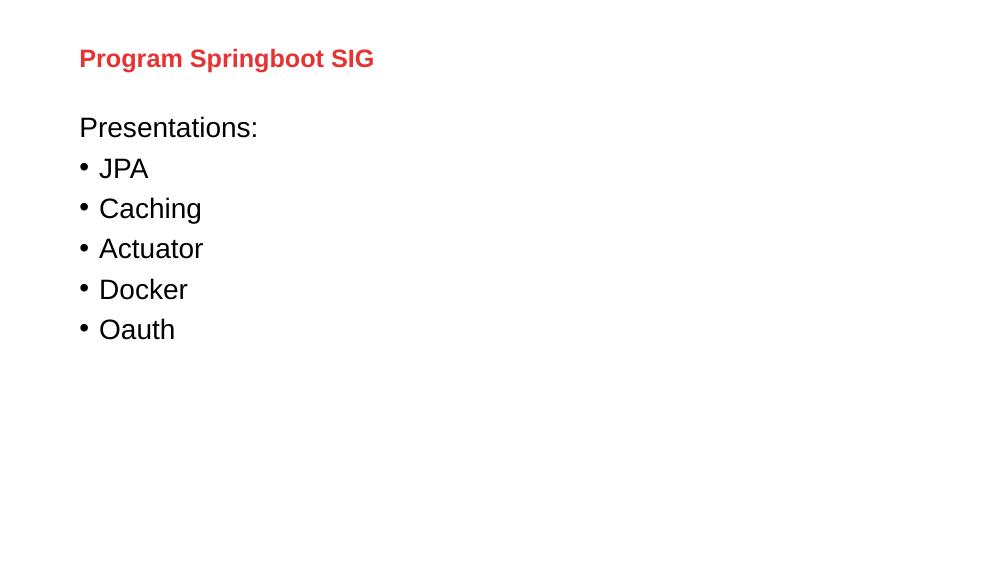
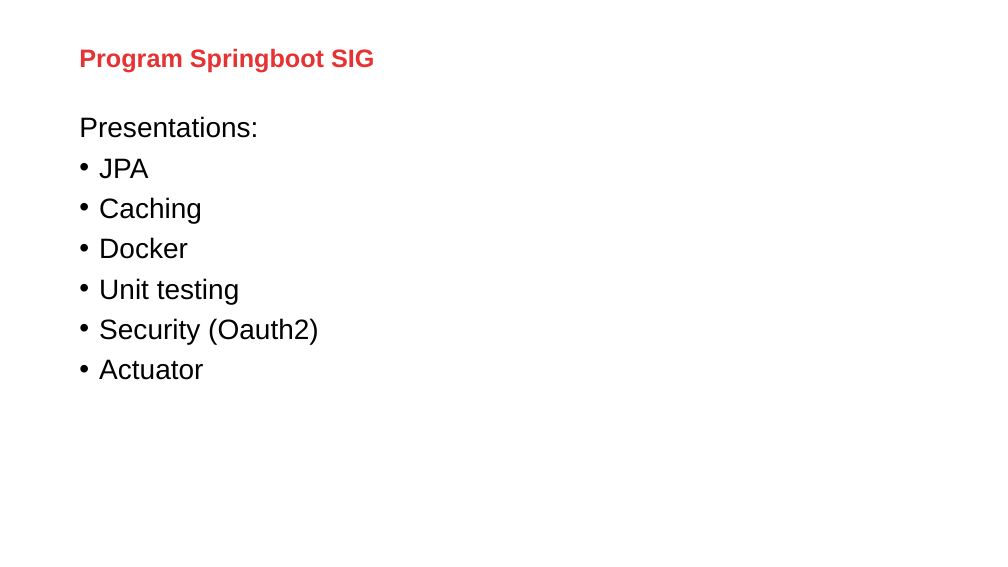
Before and after one commit to AMIS-Services/sig-springboot-1, a slide deck: slide 2 of Program Springboot SIG 2.odp. Drawn at 1008x567 pixels with LibreOffice and Linux fonts; fonts in the diff are those of the drawing; background and template pictures are left out. Boxes give left, top, right and bottom in pixels: in the first picture for what was removed or moved away, otherwise in the second. Text is boxed around its words. In the diff, an @@ line names an element or a change of style, - is before the commit and + after.

Commit message:
programma sig 2 geupdate

```diff
--- a/Program Springboot SIG 2.odp
+++ b/Program Springboot SIG 2.odp
@@ text at (x1=99, y1=237, x2=319, y2=344): paragraphs added @@
+• Docker
+• Unit testing
+• Security (Oauth2)
@@ text at (x1=99, y1=278, x2=188, y2=340): paragraphs removed @@
-• Docker
-• Oauth
```
Also in this commit, not shown: 1 other slide changed.
